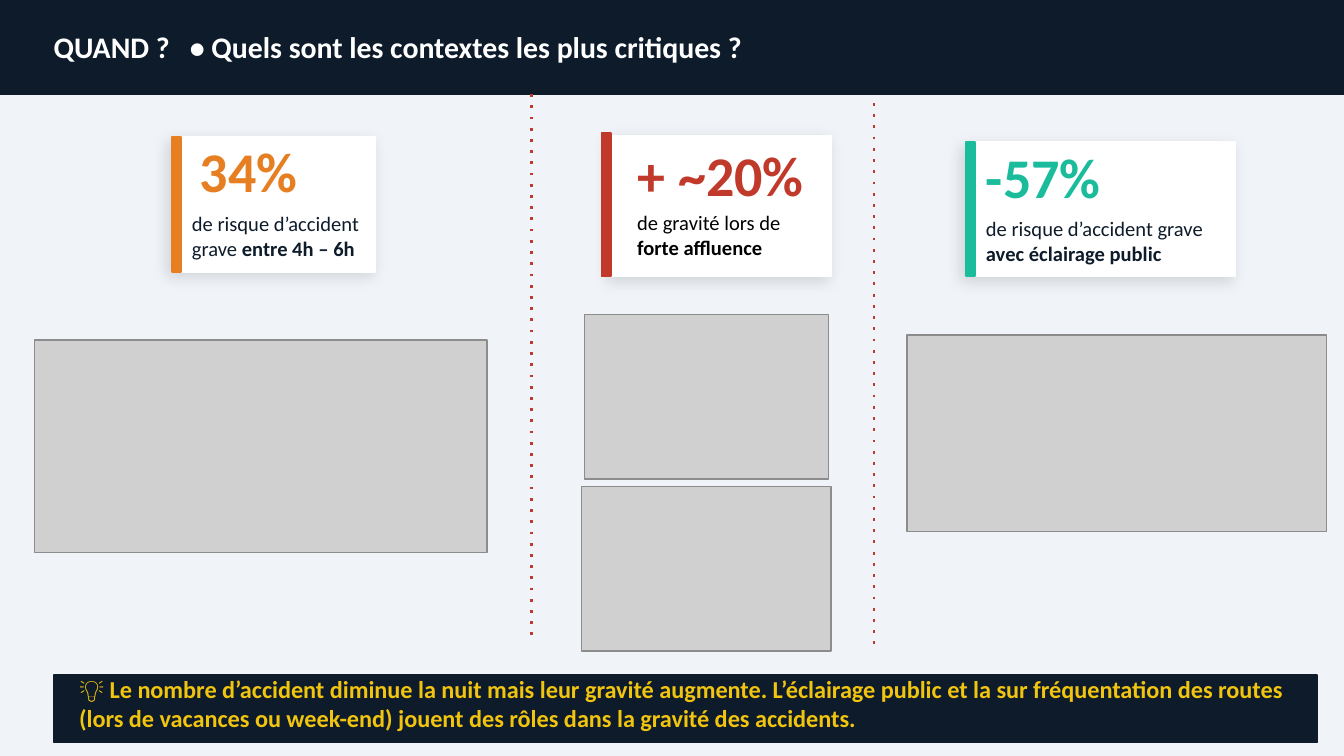
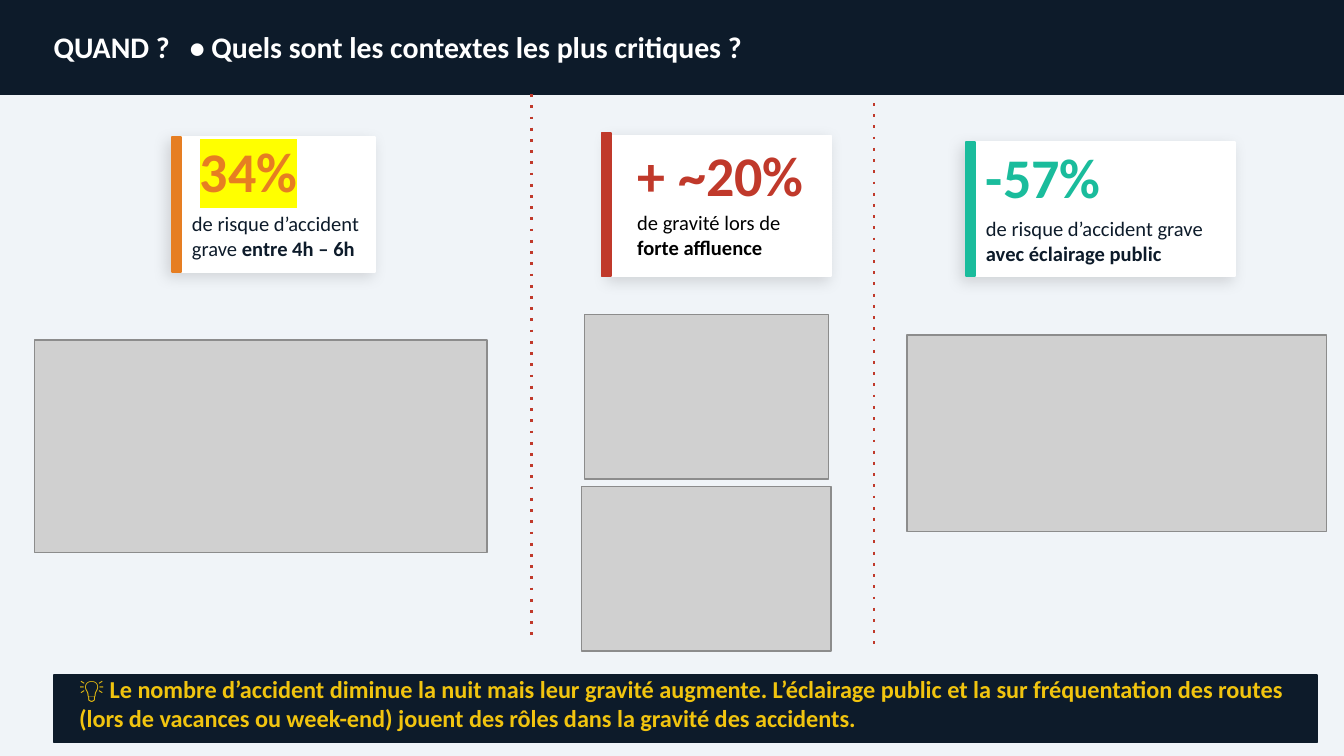
Before and after one commit to PaulMerieux/final_project_jedha_2026, a slide deck: slide 9 of Présentation - Sécurité Routière - Final.pptx (slide 8 before the commit). Drawn at 1344x756 pixels with LibreOffice and Linux fonts; fonts in the diff are those of the drawing; grey boxes stand for pictures. Boxes give left, top, right and bottom in pixels: in the first picture for what was removed or moved away, otherwise in the second. Text is boxed around its words. In the diff, an @@ line names an element or a change of style, - is before the commit and + after.

```diff
--- a/Présentation - Sécurité Routière - Final.pptx
+++ b/Présentation - Sécurité Routière - Final.pptx
@@ text "34%" at [200, 153, 297, 193]: highlight none to #FFFF00 @@
```
Also in this commit, not shown: 5 other slides changed, 1 slide added, 2 other files.
